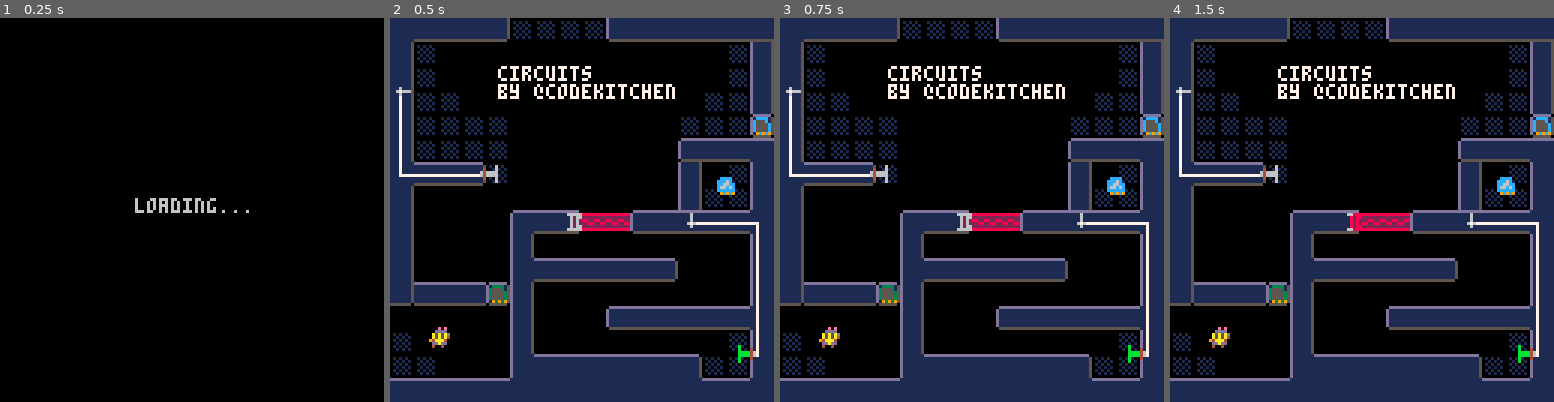
Above: before the commit, frames 1-4 (left to right).
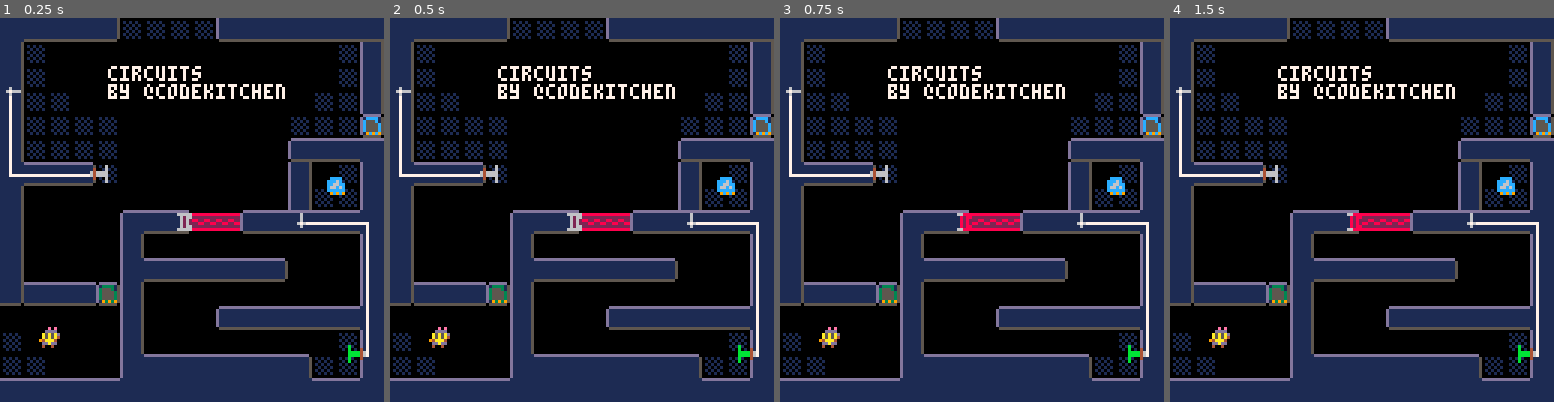
Above: after the commit, the same moments.

Repository: codekitchen/pico-8-circuits
Game: PICO-8 cartridge circuits.p8
Same seed, same stepped clock (60 frames per second), same inputs: the game is played once before the commit and once after it.
Inputs:
- Up to frame 1 (0.25 s): no input
- Up to frame 2 (0.5 s): tap X (X key) at 0.33 s
- Up to frame 3 (0.75 s): tap O (Z key) at 0.7 s
- Up to frame 4 (1.5 s): tap X (X key) at 1.07 s

The runs differ from the first frame. In frame 1, 44% of the frame differs, in the area x 0-100%, y 0-100%; in frame 2, nothing differs; in frame 3, 0.3%; in frame 4, nothing differs.

Commit message:
secret door
too easy to find right now

Diff:
--- a/circuits.p8
+++ b/circuits.p8
@@ -214,7 +214,7 @@
     return not self:walkable(self.pos)
   end,
   walkable=function(self,pos)
-    if (self.player and devmode) return true
+    if (devmode and (self.player or self.held_by==player)) return true
     -- assumes actor of size 1 for now
     return world:walkable(self, pos+v{-3,2}) and world:walkable(self, pos+v{2,-3}) and world:walkable(self, pos+v{-3,-3}) and world:walkable(self, pos+v{2,2})
   end,
@@ -564,6 +564,7 @@
     self.powered=true
     key.pos=self.pos
     key:setroom()
+    key.movable=false
     poke(cartdata_base+self.id, 0xff)
   end,
   draw=function(self)
@@ -666,10 +667,34 @@
 types.beeper=item:copy({
   spr=56,
   dset=60,
+  beep=0,
   draw=function(self)
-    pal(10, 0)
+    if (self.beep != 1) pal(10, 0)
     component.draw(self)
     pal()
+  end,
+  update=function(self)
+    item.update(self)
+    local door
+    for a in all(self.room.actors) do
+      if (a.secret_door and a.active) door=a
+    end
+    if door then
+      self.beep += 1
+      local period=flr((door.pos-self.pos):length())
+      if (self.beep >= period) self.room:sfx(9) self.beep=0
+    end
+  end,
+})
+types.secret_door=component:copy({
+  secret_door=true,
+  active=true,
+  interact=function(self)
+    if (self.spr==0) return
+    world:tile_set(self.pos, 0)
+    self.spr=0
+    self.active=false
+    sfx(8)
   end,
 })
 
@@ -793,6 +818,7 @@
 {7,1,13,4]],'\n',true)}
     end
     self.robot_room=room:new(self.room_coords.x/128,self.room_coords.y/128,{ actors=actors, text=text, wires=wires })
+    self.robot_room:create_actors()
     self.actors=self.robot_room.actors
     self.robot_room.robot=self
     for i=1,4 do
@@ -905,16 +931,19 @@
     add(rooms,self)
     roomsidx[y]=roomsidx[y] or {}
     roomsidx[y][x]=self
-    self:create_actors()
   end,
   create_actors=function(self)
     local roomcoords=self.coord*128
     local actors=self.actors
     self.actors={}
     for x in all(actors) do
-      x=parse_actor(x)
-      x[1]:new(v{x[2]+roomcoords.x,x[3]+roomcoords.y},x[4])
-      -- actor will add itself
+      if (type(x)=='string') then
+        x=parse_actor(x)
+        x[1]:new(v{x[2]+roomcoords.x,x[3]+roomcoords.y},x[4])
+        -- actor will add itself
+      else
+        add(self.actors, x)
+      end
     end
     for w in all(self.wires) do
       simulation:connect(self.actors[w[1]].connections[w[2]], self.actors[w[3]].connections[w[4]])
@@ -932,7 +961,6 @@
 end
 function parse_room(str,opts)
   local coords,actors,wires=split(str,'|')
-  flip() -- todo: this is fixing some sort of pico-8 timing bug, or maybe a gc issue, need to investigate/report
   local x,y=split(coords,',',true)
   room:new(x,y,merge({
     actors={split(actors,'\n')},
@@ -943,7 +971,6 @@
 cls()
 print("loading...", 45, 60)
 flip()
-robotclass:new(v{0,0},{id=0})
 parse_room([[1,0
 |button/10/68/cshow=false/flipx=true
 door/60/51/doorway={1,0,5,0/cfacing=west/walltile=72
@@ -1042,6 +1069,12 @@
   update=function(self)
     if (player:roompos().y<84) self.text[1][4]=true self.text[2][4]=nil
   end
+})
+parse_room([[2,2
+|key/25/25/id=5
+|
+]],{
+  text={{20,40,"under construction \130"}},
 })
 parse_room[[3,0
 |button/110/116/reset=2/cshow=false/color=6/norobot=true
@@ -1124,9 +1157,14 @@
 button/26/68/flipx=true/cshow=false
 door/59/94/doorway={0,1,0,3/cfacing=north/facing=south
 energydoor/84/28/doorway={0,-1,0,-1/facing=north/cshow=false
+secret_door/124/96/spr=106
 |{2,1,1,1
 {3,1,4,1
 ]]
+room:new(5,2,{
+  text={{20,40,"under construction \130"}},
+})
+for room in all(rooms) do room:create_actors() end
 end
 world={
   tile_at=function(self, pos)
@@ -1680,8 +1718,8 @@
 414100000000000000000000000041417b42420000000000000000690042426a7b00000000570000000000000000006a7b42427171000000000000000000006a7b00000000000069004269005700426a000000000000000000000000000000000000000000000000000000000000000000000000000000000000000000000000
 4141000000000000000000000000414140487761616178484848486b484848407b000000006a4848484848770000006a7b42427171000000000000000000006a7b42000000000057424257005700006a000000000000000000000000000000000000000000000000000000000000000000000000000000000000000000000000
 414100000000000000000000000041417b00000000000000000000000000424b4a48484815570000000000000000006a4048484848484877484848484848154b4a4200000000004b48486b4848484840000000000000000000000000000000000000000000000000000000000000000000000000000000000000000000000000
-414100000000000000000000000041417b000000000000000000000000424242000000000057000000784848484848407b0000000000005700000000000000525242000000000000000000000000006a000000000000000000000000000000000000000000000000000000000000000000000000000000000000000000000000
-414100000000000000000000000041417b4242000000000000000000000042424200000000570000000000000000426a7b0000004242005700000000000000525242420000000000000000000000006a000000000000000000000000000000000000000000000000000000000000000000000000000000000000000000000000
+414100000000000000000000000041417b000000000000000000000000424242000000000057000000784848484848407b0000000000005700000000004242424242000000000000000000000000006a000000000000000000000000000000000000000000000000000000000000000000000000000000000000000000000000
+414100000000000000000000000041417b4242000000000000000000000042424200000000570000000000000000426a7b0000004242005700000000000042424242420000000000000000000000006a000000000000000000000000000000000000000000000000000000000000000000000000000000000000000000000000
 414141414141410000414141414141417b42000000000000000000000000004242420000006a7a7a7a7a7a7a5a42426a7b00424242424215000000000000005b5a42424242000000000000000000006a000000000000000000000000000000000000000000000000000000000000000000000000000000000000000000000000
 41414141414141414141414141414141407a7a7a7a7a7a7a7a7a7a7a7a7a7a7a7a7a7a7a7a40404040404040407a7a40407a7a5a4242425b7a7a7a7a7a7a7a40407a7a7a7a7a7a7a7a7a5a4848485b40000000000000000000000000000000000000000000000000000000000000000000000000000000000000000000000000
 
Not shown, changed: 22 lines of the sprite sheet (__gfx__) section of circuits.p8
Not shown, changed: the sound effects (__sfx__) section of circuits.p8
